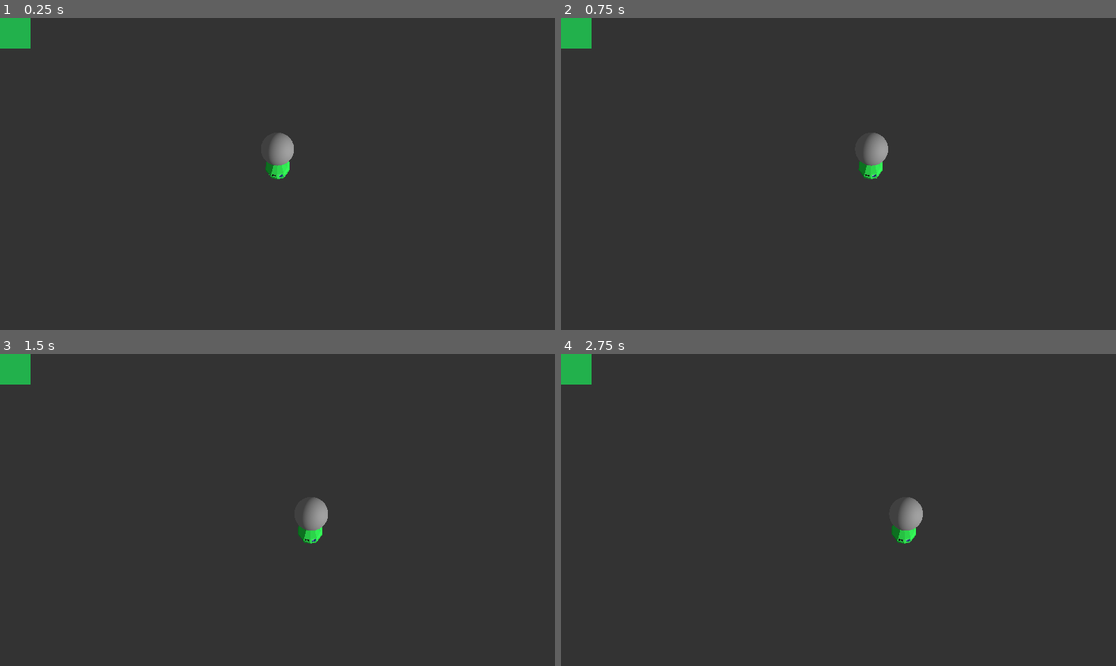
Above: before the commit, frames 1-4 (two rows, left to right).
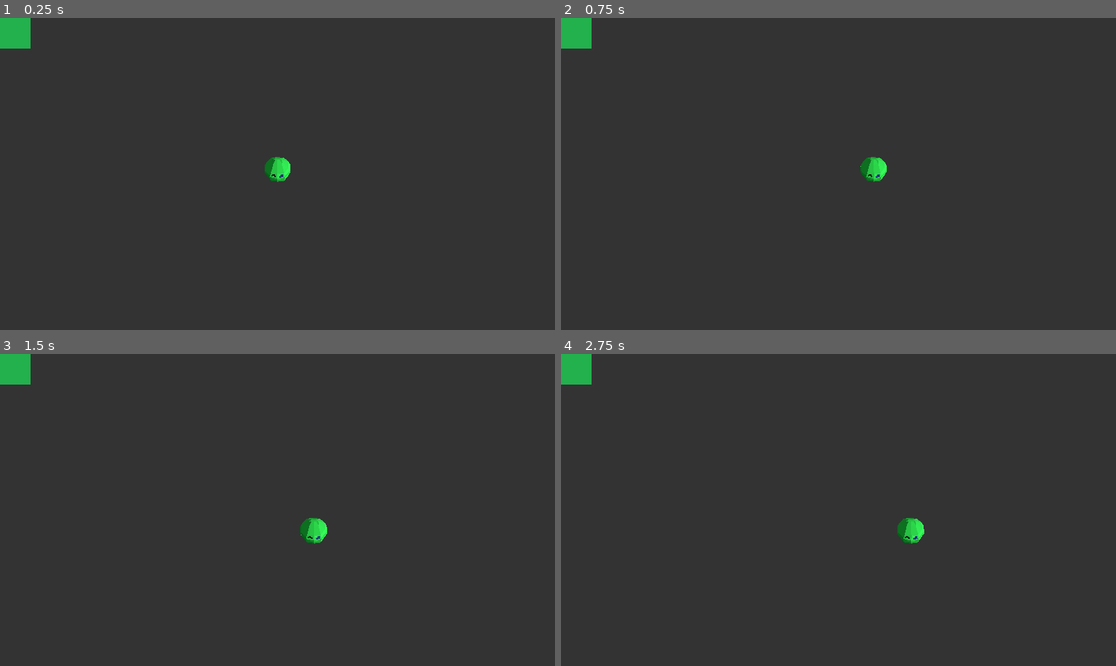
Above: after the commit, the same moments.

Repository: greatbrick0/GMTK-Jam-2024
Game: Godot game, scene res://Scenes/Levels/level_1.tscn
Two runs of this game, one before a commit and one after it. Both use one fixed random seed, a clock stepped at 60 frames per second and the inputs below.
Inputs:
- Up to frame 1 (0.25 s): no input
- Up to frame 2 (0.75 s): tap Enter at 0.5 s; hold D (MoveRight) from 0.53 s (still down)
- Up to frame 3 (1.5 s): tap Space at 1.25 s; release D (MoveRight) at 1.28 s; hold S (MoveDown) from 1.28 s (still down)
- Up to frame 4 (2.75 s): tap Enter at 2 s; release S (MoveDown) at 2.03 s; hold D (MoveRight) from 2.03 s (still down)

The runs differ from the first frame. In frame 1, 0.4% of the frame differs, in the area x 47-53%, y 36-53%; in frame 2, 0.5%; in frame 3, 0.5%; in frame 4, 0.6%, in the area x 59-66%, y 45-61%.

Commit message:
Readjust Camera Again

Diff:
--- a/Scenes/Levels/level_1.tscn
+++ b/Scenes/Levels/level_1.tscn
@@ -43,7 +43,7 @@
 layer_0/tile_data = PackedInt32Array(-1, 65537, 0, -65536, 65537, 0, -65535, 65537, 0, 65535, 65537, 0, 0, 65537, 0, 1, 65537, 0, 131071, 65537, 0, 65536, 65537, 0, 65537, 65537, 0)
 
 [node name="Camera3D" type="Camera3D" parent="."]
-transform = Transform3D(1, 0, 0, 0, 0.5, 0.866026, 0, -0.866026, 0.5, 0, 24, 14)
+transform = Transform3D(1, 0, 0, 0, 0.707107, 0.707107, 0, -0.707107, 0.707107, 0, 18, 18)
 fov = 20.0
 
 [node name="DirectionalLight3D" type="DirectionalLight3D" parent="."]
--- a/Scenes/basic_slime.tscn
+++ b/Scenes/basic_slime.tscn
@@ -1,20 +1,14 @@
-[gd_scene load_steps=5 format=3 uid="uid://0ucfl6m8jhsw"]
+[gd_scene load_steps=4 format=3 uid="uid://b5ke5fcwyf1lg"]
 
 [ext_resource type="Script" path="res://Scripts/slime.gd" id="1_rhjpw"]
 [ext_resource type="PackedScene" uid="uid://d3ovs1ws8efyr" path="res://Art/Models/Slimes/TestSlime2.glb" id="2_0qb2k"]
 [ext_resource type="Script" path="res://Scripts/basic_slime.gd" id="2_ehmlq"]
-
-[sub_resource type="SphereMesh" id="SphereMesh_o7etk"]
 
 [node name="BasicSlime" type="Node3D"]
 script = ExtResource("1_rhjpw")
 
 [node name="Visuals" type="Node3D" parent="."]
 
-[node name="MeshInstance3D" type="MeshInstance3D" parent="Visuals"]
-transform = Transform3D(1, 0, 0, 0, 1, 0, 0, 0, 1, 0, 1.25327, 0)
-mesh = SubResource("SphereMesh_o7etk")
-
 [node name="TestSlime2" parent="Visuals" instance=ExtResource("2_0qb2k")]
 
 [node name="Behaviour" type="Node" parent="."]
